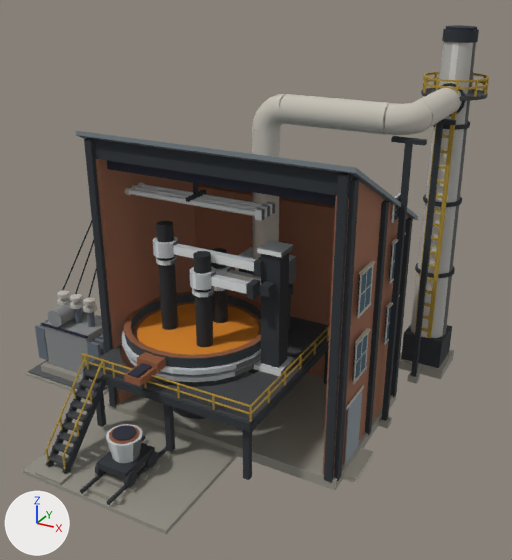
The glTF model price-of-everything-0.1/assets/supply_chain_3d/eaf_lvl1.glb: old version first, new version second.
Rendered twice from a 50 mm camera at (0.66, -1.04, 0.788) aimed at (0.085, 0.006, 0.265). The lights are fixed; the arrows at lower left show +X, +Y and +Z. The first picture is the older version. Vertices at exactly the same position are counted once.

Script lines for the objects in view, before the commit:
```python
me_eaf_v2 = bpy.data.meshes.new('eaf_v2')
me_eaf_v2.from_pydata(...)  # 5750 vertices, 10412 faces; spans x -0.392..0.392, y -0.378..0.378, z 0.0..0.693
me_eaf_v2.materials.append(mat_paint)
me_eaf_v2_glass = bpy.data.meshes.new('eaf_v2_Glass')
me_eaf_v2_glass.from_pydata(...)  # a box spanning x 0.326..0.327, y -0.109..-0.059, z 0.183..0.251; a box spanning x 0.326..0.327, y 0.04..0.089, z 0.183..0.251; a box spanning x 0.326..0.327, y -0.109..-0.059, z 0.3..0.368; a box spanning x 0.326..0.327, y 0.04..0.089, z 0.3..0.368
me_eaf_v2_glass.materials.append(mat_glass)
ob_eaf_v2 = bpy.data.objects.new('eaf_v2', me_eaf_v2)
ob_eaf_v2.location = (0.0, 0.0, 0.0)
ob_eaf_v2_glass = bpy.data.objects.new('eaf_v2_Glass', me_eaf_v2_glass)
ob_eaf_v2_glass.location = (0.0, 0.0, 0.0)
```
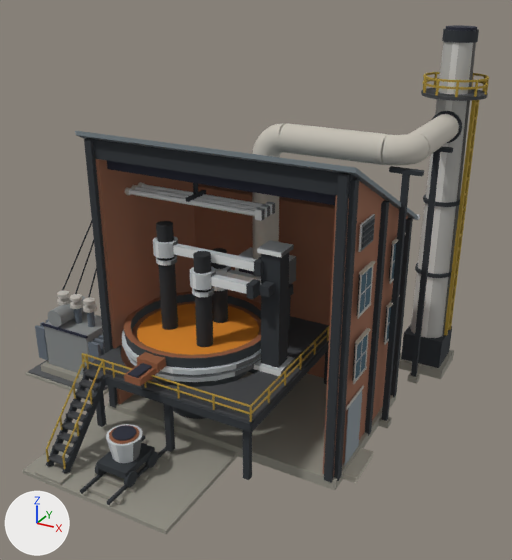
Pixel boxes (x1, y1, x2, y2) of what changed, in the pictures (512 x 560 px; the box of a moved part takes in the faces that stretch with it):
part 1 of me_eaf_v2, moved or reshaped: before (392, 193, 401, 223); after (358, 214, 375, 252)
part 2 of me_eaf_v2, moved or reshaped: before (395, 213, 399, 219); after (362, 235, 374, 248)
part 3 of me_eaf_v2, moved or reshaped: before (395, 208, 399, 214); after (362, 230, 374, 242)
part 4 of me_eaf_v2, moved or reshaped (not visible before): after (363, 224, 374, 237)
part 5 of me_eaf_v2, moved or reshaped (not visible before): after (363, 219, 375, 231)
part 6 of me_eaf_v2, moved or reshaped: before (279, 94, 389, 135); after (279, 123, 387, 165)
part 7 of me_eaf_v2, moved or reshaped: before (439, 83, 465, 116); after (432, 111, 462, 143)
part 8 of me_eaf_v2, moved or reshaped: before (391, 136, 427, 146); after (389, 166, 424, 176)
part 9 of me_eaf_v2, moved or reshaped: before (436, 119, 456, 125); after (436, 146, 453, 153)
part 10 of me_eaf_v2, moved or reshaped: before (427, 111, 457, 338); after (444, 100, 476, 336)
part 11 of me_eaf_v2, moved or reshaped (mostly hidden before): before (414, 124, 436, 334); after (448, 100, 479, 330)
part 12 of me_eaf_v2, deleted: before (422, 121, 470, 332)
part 13 of me_eaf_v2, moved or reshaped: before (382, 86, 462, 421); after (382, 114, 459, 421)
part 14 of me_eaf_v2, moved or reshaped: before (252, 94, 286, 260); after (252, 123, 284, 260)

What the commit changed:
me_eaf_v2 is used by ob_eaf_v2; location (0.0, 0.0, 0.0).
me_eaf_v2 had 5750 vertices, 10412 faces and spanned x -0.392..0.392, y -0.378..0.378, z 0.0..0.693.
me_eaf_v2 now has 5656 vertices, 10220 faces and spans x -0.392..0.392, y -0.378..0.378, z 0.0..0.693.
me_eaf_v2 part 1: the loose piece of 8 vertices spanning x 0.322..0.325, y 0.037..0.092, z 0.406..0.448 is moved by (0.0, -0.149, 0.0).
me_eaf_v2 part 2: the loose piece of 8 vertices spanning x 0.325..0.326, y 0.042..0.087, z 0.411..0.416 is moved by (0.0, -0.149, 0.0).
me_eaf_v2 part 3: the loose piece of 8 vertices spanning x 0.325..0.326, y 0.042..0.087, z 0.42..0.425 is moved by (0.0, -0.149, 0.0).
me_eaf_v2 part 4: the loose piece of 8 vertices spanning x 0.325..0.326, y 0.042..0.087, z 0.428..0.434 is moved by (0.0, -0.149, 0.0).
me_eaf_v2 part 5: the loose piece of 8 vertices spanning x 0.325..0.326, y 0.042..0.087, z 0.437..0.443 is moved by (0.0, -0.149, 0.0).
me_eaf_v2 part 6: the loose piece of 28 vertices spanning x 0.114..0.296, y 0.034..0.083, z 0.545..0.593 is moved by (0.0, 0.0, -0.05).
me_eaf_v2 part 7: the loose piece of 64 vertices spanning x 0.303..0.363, y 0.281..0.286, z 0.54..0.599 is moved by (0.0, 0.0, -0.05).
me_eaf_v2 part 8: the loose piece of 8 vertices spanning x 0.306..0.36, y 0.053..0.064, z 0.535..0.542 is moved by (0.0, 0.0, -0.05).
me_eaf_v2 part 9: the loose piece of 8 vertices spanning x 0.306..0.36, y 0.232..0.243, z 0.535..0.542 is moved by (0.0, 0.0, -0.05).
me_eaf_v2 part 10: the loose piece of 8 vertices spanning x 0.343..0.35, y 0.275..0.28, z 0.087..0.575 is moved by (0.027, 0.027, 0.0).
me_eaf_v2 part 11: the loose piece of 8 vertices spanning x 0.316..0.323, y 0.275..0.28, z 0.087..0.575 is moved by (0.054, 0.054, 0.0).
me_eaf_v2 part 12: 18 loose pieces with 232 vertices, spanning x 0.298..0.368, y 0.275..0.353, z 0.099..0.563, are deleted.
me_eaf_v2 part 13: 76 vertices moved from x 0.293..0.357, y 0.036..0.285, z 0.54..0.594 to x 0.293..0.357, y 0.036..0.243, z 0.49..0.542; 35 vertices removed from x 0.292..0.357, y 0.034..0.285, z 0.547..0.594; 35 vertices added at x 0.292..0.357, y 0.034..0.285, z 0.495..0.542.
me_eaf_v2 part 14: 12 vertices moved from x 0.053..0.101, y 0.036..0.081, z 0.532 to x 0.053..0.101, y 0.036..0.081, z 0.483; 83 vertices removed from x 0.052..0.117, y 0.034..0.083, z 0.529..0.594; 85 vertices added at x 0.052..0.117, y 0.034..0.083, z 0.479..0.542.
Other edits to the shape of me_eaf_v2 do not show in these pictures.
